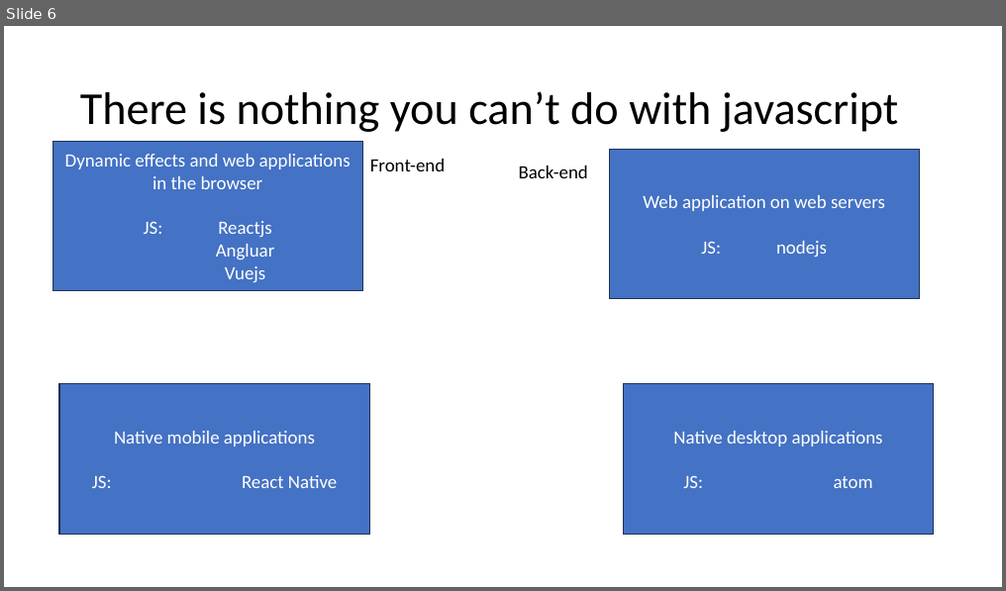
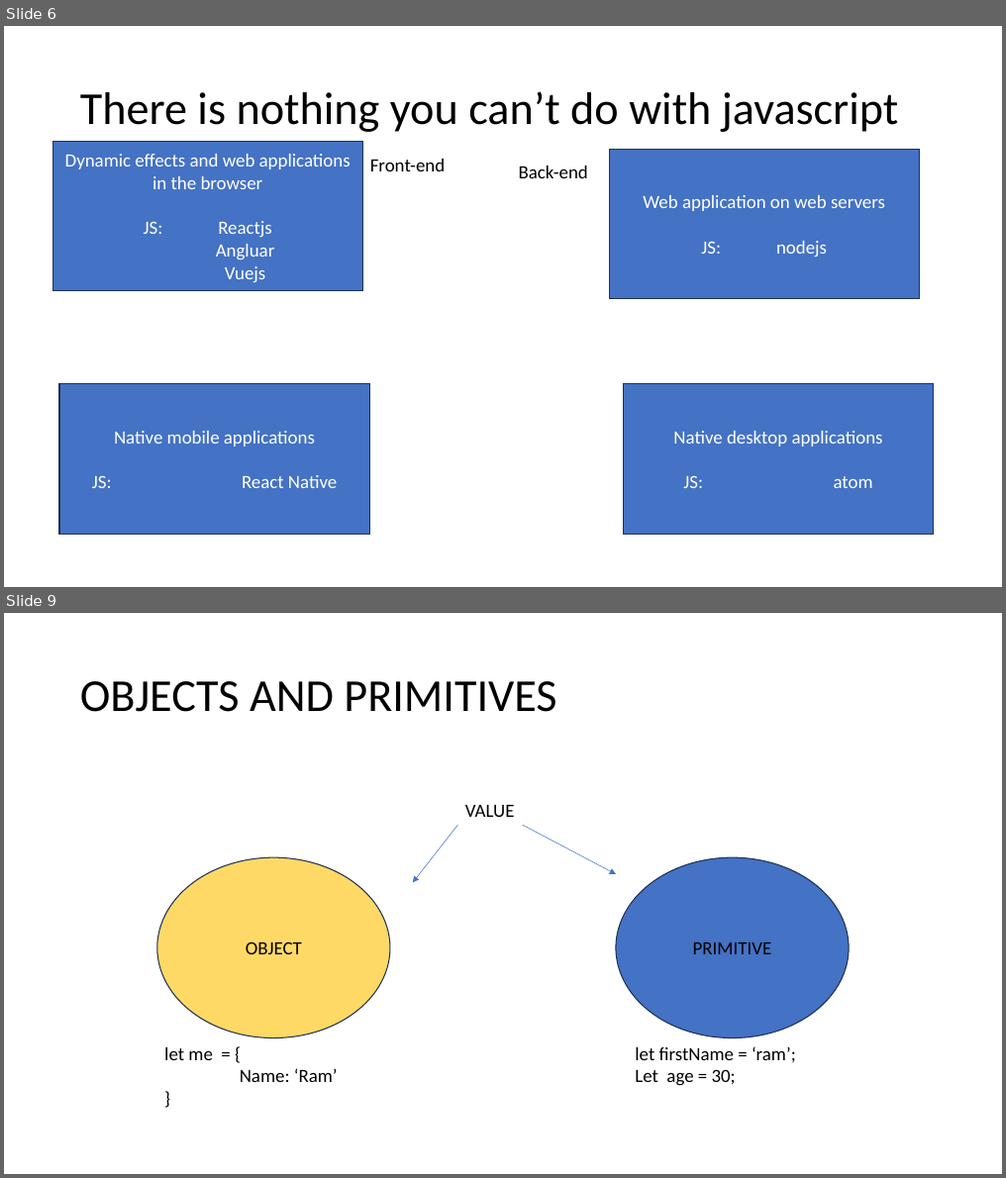
Before and after one commit to PiyushChaturvedii/Batch05, a slide deck: JavaScript.pptx. Shown one above the other, each under a label of ours: slide 6 before the commit, slides 6 and 9 after it; the slides between them are not shown. The pictures are 1006x591 and 1006x1178 pixels, drawn with LibreOffice and Linux fonts; fonts in the diff are those of the drawing. Boxes give left, top, right and bottom in pixels: in the first picture for what was removed or moved away, otherwise in the second. Text is boxed around its words. In the diff, an @@ line names an element or a change of style, - is before the commit and + after.

```diff
--- a/JavaScript.pptx
+++ b/JavaScript.pptx
@@ slide 9 added at [4,613,1002,1174], background #FFFFFF @@
@@ title added at [80,681,556,712], 44 pt, text #000000 @@
+OBJECTS AND PRIMITIVES
@@ text added at [465,805,515,817], 18 pt, text #000000 @@
+VALUE
@@ arrow added from (457, 825) to (413, 882), #4472C4 0.5 pt @@
@@ arrow added from (523, 825) to (616, 874), #4472C4 0.5 pt @@
@@ ellipse added at [157,858,390,1039], fill #FFD966, outline #1E3256 1 pt, 18 pt, text #000000 @@
+OBJECT
@@ ellipse added at [616,858,848,1039], fill #4472C4, outline #1E3256 1 pt, 18 pt, text #000000 @@
+PRIMITIVE
@@ text added at [164,1048,338,1082], 18 pt, text #000000 @@
+let me = {
+Name: ‘Ram’
+}
@@ text added at [635,1047,796,1086], 18 pt, text #000000 @@
+let firstName = ‘ram’;
+Let age = 30;
```
Also in this commit, not shown: 4 other slides added, 3 other files.
